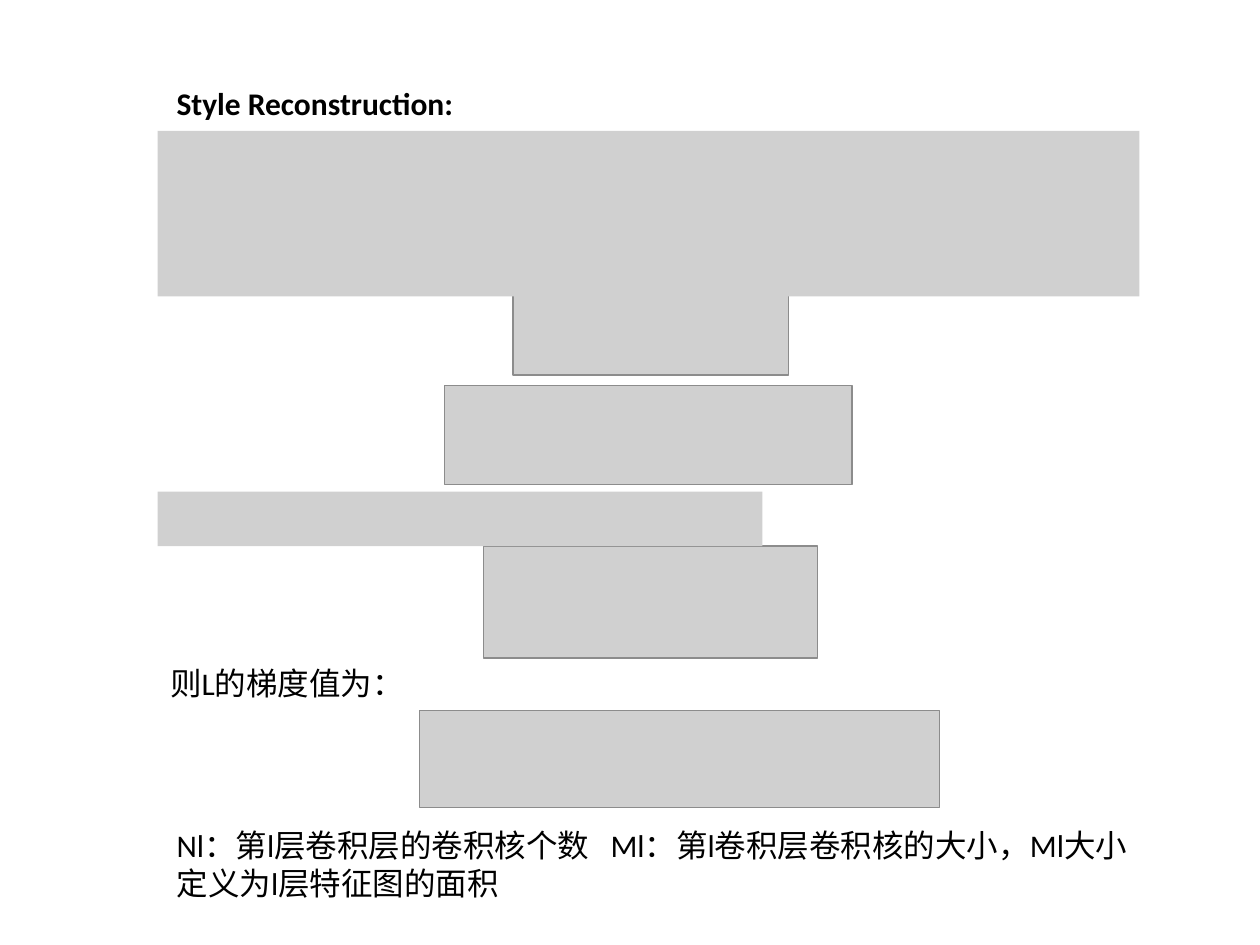
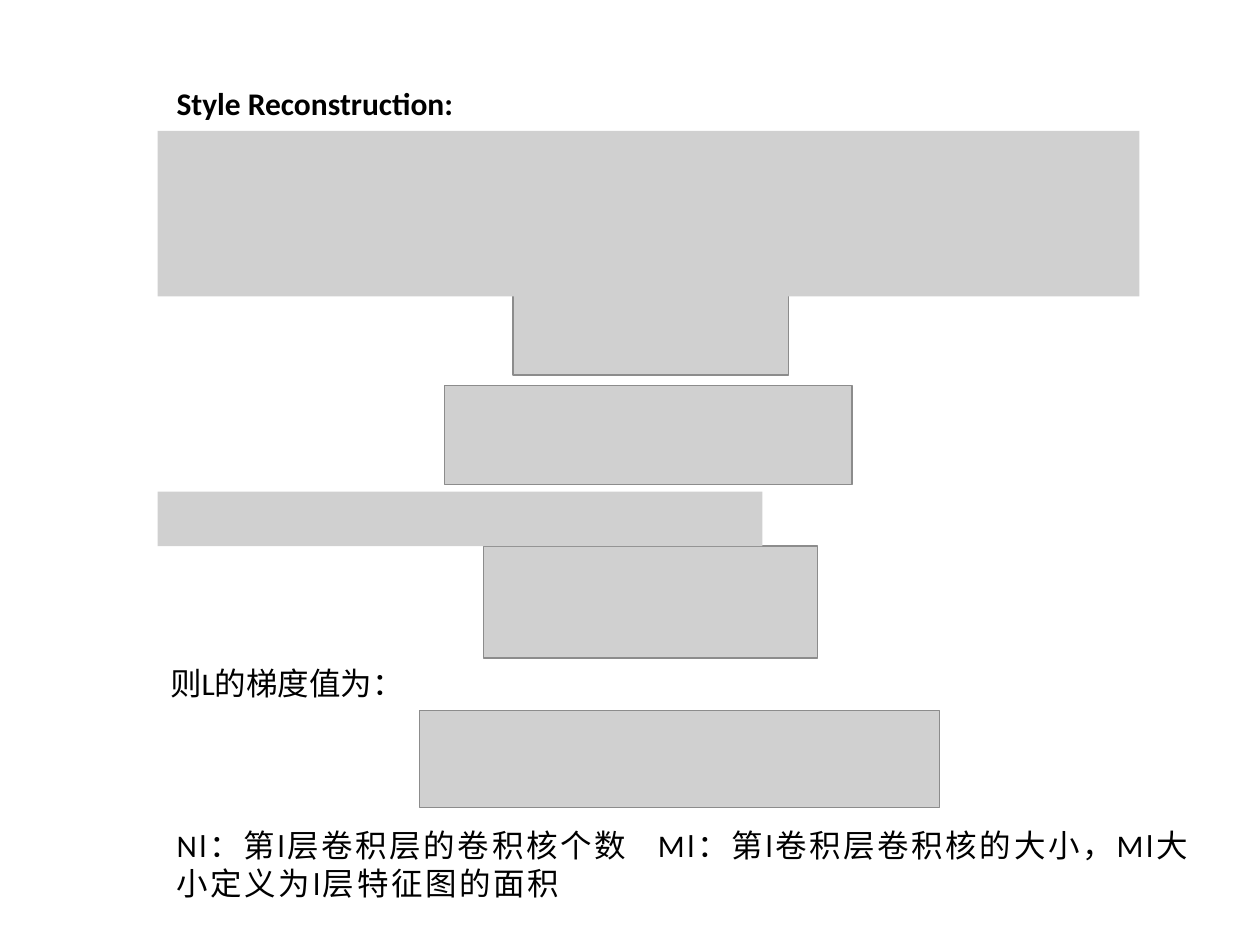
Before and after one commit to xionglong58/github, a slide deck: slide 7 of demo.pptx. Drawn at 1260x945 pixels with LibreOffice and Linux fonts; fonts in the diff are those of the drawing; grey boxes stand for pictures. Boxes give left, top, right and bottom in pixels: in the first picture for what was removed or moved away, otherwise in the second. Text is boxed around its words. In the diff, an @@ line names an element or a change of style, - is before the commit and + after.

Commit message:
2-1-1

```diff
--- a/demo.pptx
+++ b/demo.pptx
@@ text at [177,831,1188,860]: text changed @@
-Nl：第l层卷积层的卷积核个数 Ml：第l卷积层卷积核的大小，Ml大小
-定义为l层特征图的面积
+Nl：第l层卷积层的卷积核个数 Ml：第l卷积层卷积核的大小，Ml大小定义为l层特征图的面积
```
Also in this commit, not shown: 3 other slides changed, 1 slide added.
